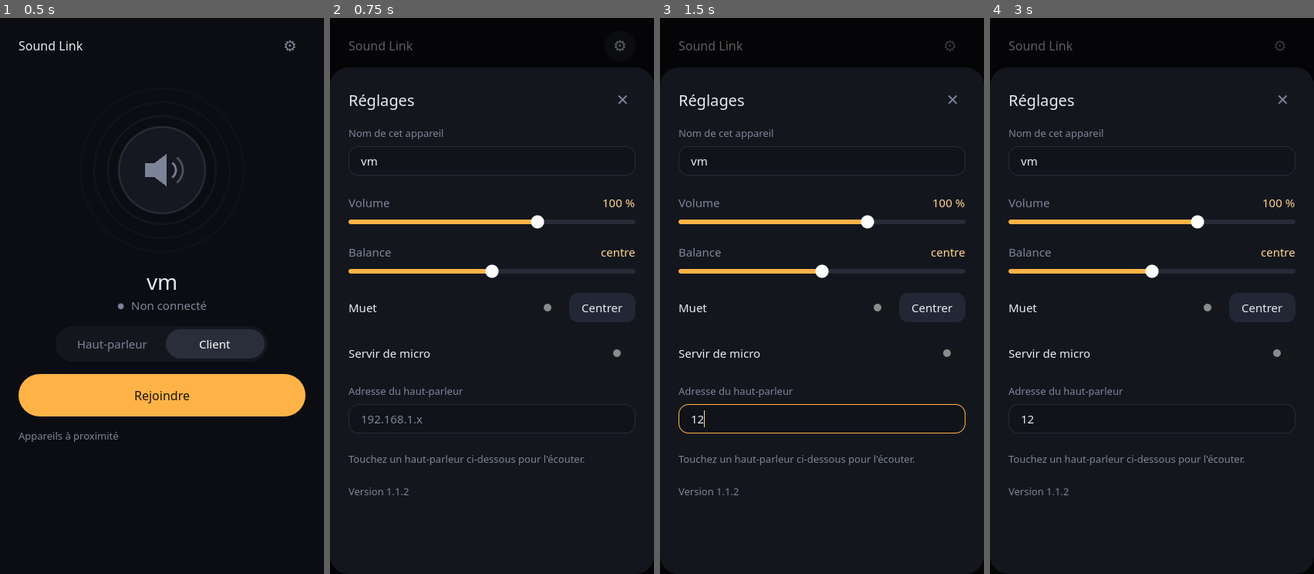
Above: before the commit, frames 1-4 (left to right).
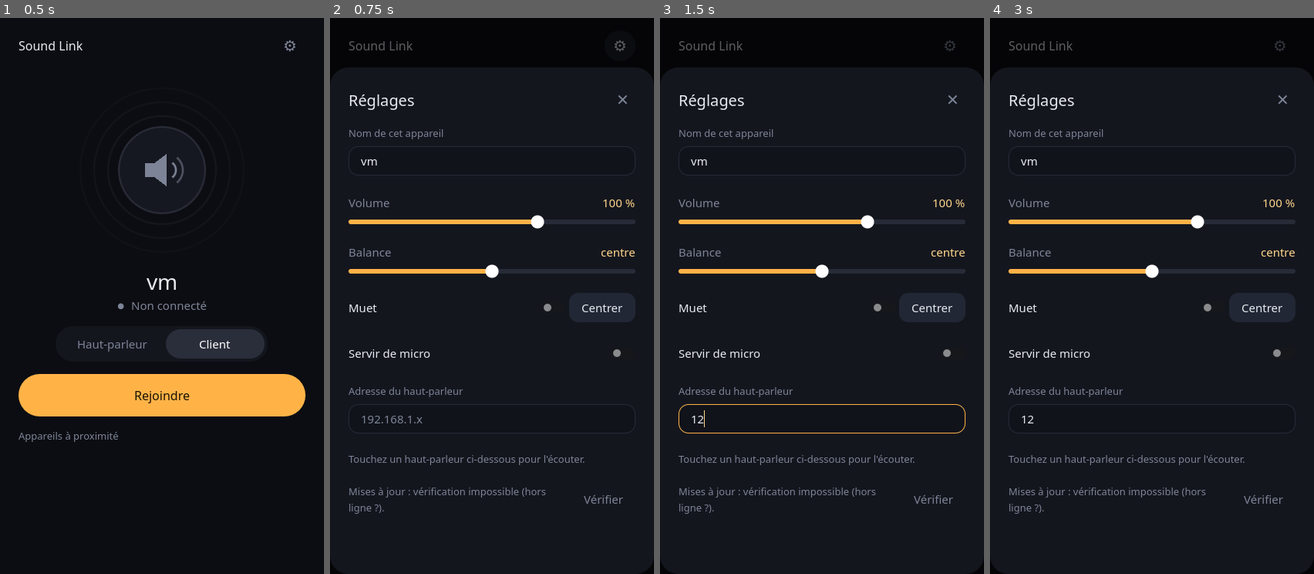
Above: after the commit, the same moments.

Repository: goodview-soft/sound-link
Game: Godot game, scene res://boot.tscn
The game is run twice, just before and just after one commit, with the same random seed, the same clock (stepped at 60 frames per second) and the same inputs.
Inputs (mouse positions are in pixels of both pictures, inside the frame that each line leads up to):
- Up to frame 1 (0.5 s): no input
- Up to frame 2 (0.75 s): click "⚙" at 0.5 s
- Up to frame 3 (1.5 s): click (822, 418) at 1.27 s; type "12" at 1.35 s
- Up to frame 4 (3 s): click "Haut-parleur" at 2 s; click "Client" at 2.75 s

Frame 1 is identical in both runs. In frame 2, 0.5% of the frame differs, in the area x 5-91%, y 84-90%; in frame 3, 0.5%; in frame 4, 0.5%.

Commit message:
Mises à jour réactivées pour la release 2.0.0
Co-Authored-By: Claude Sonnet 5.5 <noreply@anthropic.com>

Diff:
--- a/main.gd
+++ b/main.gd
@@ -78,7 +78,7 @@
 var pill_txt: Label
 var upd_card: PanelContainer
 var role_btns := {}
-const CHECK_UPDATES := false  # mettre true quand une release plus récente que le code existe
+const CHECK_UPDATES := true  # mettre true quand une release plus récente que le code existe
 var main_margin: MarginContainer
 var drawer: Control
 var drawer_margin: MarginContainer
